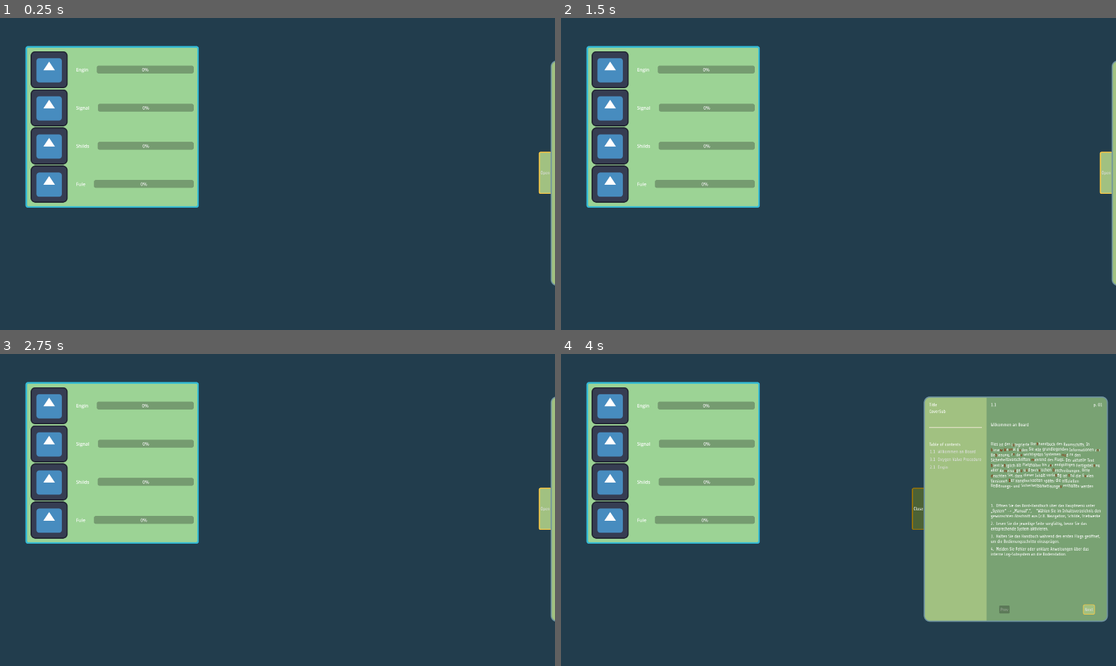
Above: before the commit, frames 1-4 (two rows, left to right).
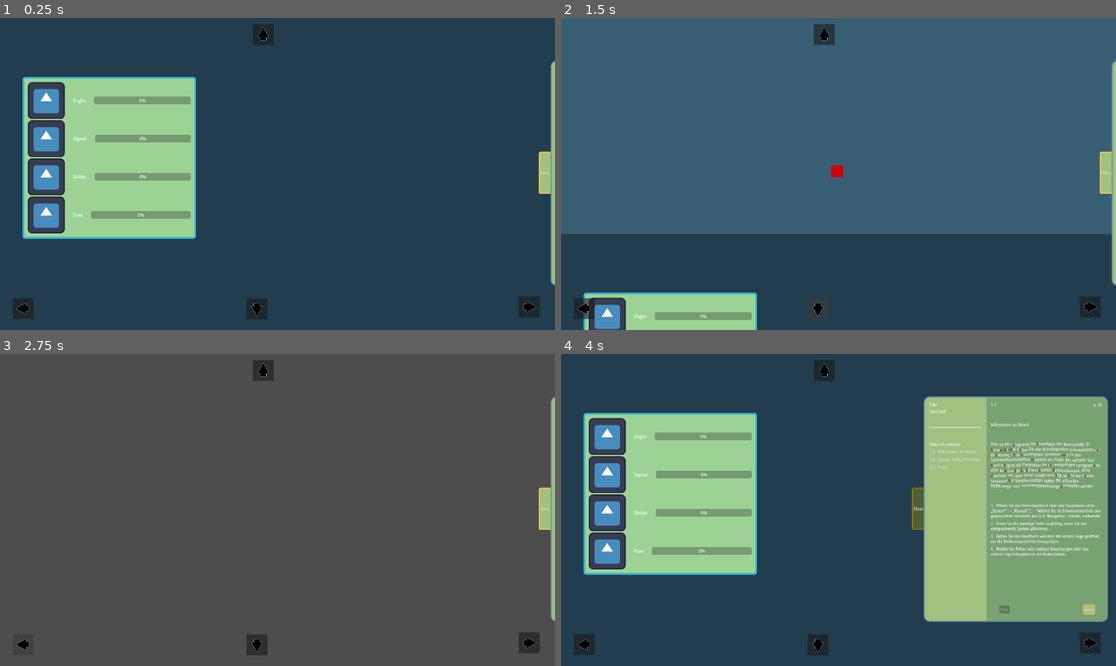
Above: after the commit, the same moments.

Repository: xxPigelxx/spacewrecked
Game: Godot game, scene res://Main.tscn
Two runs of this game, one before a commit and one after it. Both use one fixed random seed, a clock stepped at 60 frames per second and the inputs below. The engine's default icon, where the game draws it, is replaced by a stand-in: a white triangle on a blue panel in a dark square.
Inputs (mouse positions are in pixels of both pictures, inside the frame that each line leads up to):
- Up to frame 1 (0.25 s): no input
- Up to frame 2 (1.5 s): click (821, 33) at 0.52 s; click (816, 308) at 1.27 s
- Up to frame 3 (2.75 s): click (22, 644) at 2.02 s
- Up to frame 4 (4 s): click (1088, 644) at 2.77 s; click "Open" at 3.5 s

The runs differ from the first frame. In frame 1, 12% of the frame differs, in the area x 2-98%, y 2-97%; in frame 2, 72%; in frame 3, 98%, in the area x 0-100%, y 0-100%; in frame 4, 12%.

Commit message:
Add camera controller and on-screen move buttons
Introduce a Camera2D controller and UI for grid-based camera movement. Adds camera_controller.gd (tweened grid movement, move_time/edge_size/min/max grid, button handlers, debug ColorRect visibility) and attaches it to the Camera2D in Main.tscn. Main.tscn updated: renamed background ColorRect, added ShipPanel instance, top background, CanvasLayer with four arrow Buttons (connected to camera methods) and a small debug ColorRect on the Camera2D. Adds cam.gd (Area2D helper) and arrow.png (+ import). Project settings updated to include input actions move_up/move_right/move_down/move_left bound to WASD and arrow keys. Also adjusts ShipPanle.tscn anchors for layout. This enables keyboard and on-screen button control for camera panning on a screen-sized grid.

Diff:
--- a/Main.tscn
+++ b/Main.tscn
@@ -2,23 +2,80 @@
 
 [ext_resource type="PackedScene" uid="uid://cnbh3ya334cou" path="res://Manual.tscn" id="1_37kl0"]
 [ext_resource type="PackedScene" uid="uid://c1winj24qyyfi" path="res://ShipPanle.tscn" id="2_uu6xs"]
+[ext_resource type="Script" uid="uid://77osfixanqog" path="res://camera_controller.gd" id="3_cm0pq"]
+[ext_resource type="Texture2D" uid="uid://ccqem7hyt54x4" path="res://resources/arrow.png" id="4_cm0pq"]
 
 [node name="Test" type="Node2D" unique_id=718658350]
 
-[node name="ColorRect" type="ColorRect" parent="." unique_id=1130609188]
-offset_left = -261.0
-offset_top = -156.0
-offset_right = 2171.0
-offset_bottom = 1270.0
+[node name="MidBG" type="ColorRect" parent="." unique_id=1130609188]
+offset_right = 1920.0
+offset_bottom = 1080.0
+mouse_filter = 2
 color = Color(0.13333334, 0.23921569, 0.3019608, 1)
 
+[node name="ShipPanel" parent="MidBG" unique_id=673790152 instance=ExtResource("2_uu6xs")]
+layout_mode = 1
+offset_left = 66.0
+offset_top = 192.0
+offset_right = 66.0
+offset_bottom = 192.0
+
+[node name="TopBG2" type="ColorRect" parent="." unique_id=97781619]
+offset_top = -1080.0
+offset_right = 1920.0
+mouse_filter = 2
+color = Color(0.21938166, 0.36828816, 0.45681942, 1)
+
 [node name="Camera2D" type="Camera2D" parent="." unique_id=2020148230]
-position = Vector2(957, 543)
+anchor_mode = 0
+script = ExtResource("3_cm0pq")
+min_grid = Vector2i(-1, -1)
+max_grid = Vector2i(1, 1)
+
+[node name="ColorRect" type="ColorRect" parent="Camera2D" unique_id=1760529943]
+visible = false
+offset_left = 935.0
+offset_top = 511.0
+offset_right = 975.0
+offset_bottom = 551.0
+color = Color(0.83, 0, 0.013833122, 1)
 
 [node name="Manual" parent="." unique_id=633991194 instance=ExtResource("1_37kl0")]
 
-[node name="ShipPanel" parent="." unique_id=673790152 instance=ExtResource("2_uu6xs")]
-offset_left = 73.0
-offset_top = 88.0
-offset_right = 73.0
-offset_bottom = 88.0
+[node name="Butons" type="CanvasLayer" parent="." unique_id=295219553]
+
+[node name="ButtonUp" type="Button" parent="Butons" unique_id=383678590]
+offset_left = 875.0
+offset_top = 21.0
+offset_right = 947.0
+offset_bottom = 93.0
+icon = ExtResource("4_cm0pq")
+
+[node name="ButtonDown" type="Button" parent="Butons" unique_id=565679399]
+offset_left = 925.0
+offset_top = 1043.0
+offset_right = 997.0
+offset_bottom = 1115.0
+rotation = 3.1415927
+icon = ExtResource("4_cm0pq")
+
+[node name="ButtonLeft" type="Button" parent="Butons" unique_id=1196184081]
+offset_left = 44.0
+offset_top = 1042.0
+offset_right = 116.0
+offset_bottom = 1114.0
+rotation = -1.5707964
+icon = ExtResource("4_cm0pq")
+
+[node name="ButtonRight" type="Button" parent="Butons" unique_id=366733002]
+offset_left = 1867.0
+offset_top = 964.0
+offset_right = 1939.0
+offset_bottom = 1036.0
+rotation = 1.5707964
+icon = ExtResource("4_cm0pq")
+
+[connection signal="pressed" from="Butons/ButtonUp" to="Camera2D" method="_on_button_up_pressed"]
+[connection signal="pressed" from="Butons/ButtonDown" to="Camera2D" method="_on_button_down_pressed"]
+[connection signal="pressed" from="Butons/ButtonLeft" to="Camera2D" method="_on_button_left_pressed"]
+[connection signal="pressed" from="Butons/ButtonRight" to="Camera2D" method="_on_button_right_pressed"]
--- a/ShipPanle.tscn
+++ b/ShipPanle.tscn
@@ -16,11 +16,7 @@
 
 [node name="ShipPanel" type="Control" unique_id=673790152]
 layout_mode = 3
-anchors_preset = 15
-anchor_right = 1.0
-anchor_bottom = 1.0
-grow_horizontal = 2
-grow_vertical = 2
+anchors_preset = 0
 
 [node name="PanelContainer" type="PanelContainer" parent="." unique_id=883621177]
 custom_minimum_size = Vector2(600, 80)
--- /dev/null
+++ b/cam.gd
@@ -0,0 +1,7 @@
+extends Area2D
+
+@onready var camera_2d: Camera2D = $"../Camera2D"
+
+func _on_mouse_entered() -> void:
+	print("camera")
+	camera_2d.position = Vector2(camera_2d.position.x, -1080)
--- /dev/null
+++ b/camera_controller.gd
@@ -0,0 +1,76 @@
+extends Camera2D
+
+# === SETTINGS ===
+@export var move_time: float = 0.4   # how long the transition takes
+@export var edge_size: int = 20      # distance from screen edge to trigger movement
+
+# Optional limits (set these in the inspector)
+@export var min_grid: Vector2i = Vector2i(-1000, -1000)
+@export var max_grid: Vector2i = Vector2i(1000, 1000)
+
+# === INTERNAL ===
+var grid_pos: Vector2i = Vector2i(0, 0)
+var moving: bool = false
+func _process(delta):
+	if moving:
+		return
+
+	if Input.is_action_just_pressed("move_right"):
+		move_right()
+
+	elif Input.is_action_just_pressed("move_left"):
+		move_left()
+
+	elif Input.is_action_just_pressed("move_down"):
+		move_down()
+
+	elif Input.is_action_just_pressed("move_up"):
+		move_up()
+
+
+func move(dir: Vector2i):
+	if moving:
+		return
+
+	var new_grid = grid_pos + dir
+
+	# Clamp to limits
+	new_grid.x = clamp(new_grid.x, min_grid.x, max_grid.x)
+	new_grid.y = clamp(new_grid.y, min_grid.y, max_grid.y)
+
+	# If no movement, stop
+	if new_grid == grid_pos:
+		return
+
+	grid_pos = new_grid
+	moving = true
+	$ColorRect.visible = true
+	var screen_size = get_viewport_rect().size
+	var target_position = Vector2(grid_pos) * screen_size
+
+	var tween = create_tween()
+	tween.tween_property(self, "position", target_position, move_time)\
+		.set_trans(Tween.TRANS_SINE)\
+		.set_ease(Tween.EASE_IN_OUT)
+
+	tween.finished.connect(_on_tween_finished)
+
+func move_left():
+	move(Vector2i(-1, 0))
+func move_right():
+	move(Vector2i(1, 0))
+func move_up():
+	move(Vector2i(0, -1))
+func move_down():
+	move(Vector2i(0, 1))
+func _on_button_left_pressed():
+	move_left()
+func _on_button_right_pressed():
+	move_right()
+func _on_button_up_pressed():
+	move_up()
+func _on_button_down_pressed():
+	move_down()
+func _on_tween_finished():
+	moving = false
+	$ColorRect.visible = false
--- a/project.godot
+++ b/project.godot
@@ -25,6 +25,33 @@
 window/size/viewport_width=1920
 window/size/viewport_height=1080
 
+[input]
+
+move_up={
+"deadzone": 0.2,
+"events": [Object(InputEventKey,"resource_local_to_scene":false,"resource_name":"","device":-1,"window_id":0,"alt_pressed":false,"shift_pressed":false,"ctrl_pressed":false,"meta_pressed":false,"pressed":false,"keycode":0,"physical_keycode":87,"key_label":0,"unicode":119,"location":0,"echo":false,"script":null)
+, Object(InputEventKey,"resource_local_to_scene":false,"resource_name":"","device":-1,"window_id":0,"alt_pressed":false,"shift_pressed":false,"ctrl_pressed":false,"meta_pressed":false,"pressed":false,"keycode":0,"physical_keycode":4194320,"key_label":0,"unicode":0,"location":0,"echo":false,"script":null)
+]
+}
+move_right={
+"deadzone": 0.2,
+"events": [Object(InputEventKey,"resource_local_to_scene":false,"resource_name":"","device":-1,"window_id":0,"alt_pressed":false,"shift_pressed":false,"ctrl_pressed":false,"meta_pressed":false,"pressed":false,"keycode":0,"physical_keycode":4194321,"key_label":0,"unicode":0,"location":0,"echo":false,"script":null)
+, Object(InputEventKey,"resource_local_to_scene":false,"resource_name":"","device":-1,"window_id":0,"alt_pressed":false,"shift_pressed":false,"ctrl_pressed":false,"meta_pressed":false,"pressed":false,"keycode":0,"physical_keycode":68,"key_label":0,"unicode":100,"location":0,"echo":false,"script":null)
+]
+}
+move_down={
+"deadzone": 0.2,
+"events": [Object(InputEventKey,"resource_local_to_scene":false,"resource_name":"","device":-1,"window_id":0,"alt_pressed":false,"shift_pressed":false,"ctrl_pressed":false,"meta_pressed":false,"pressed":false,"keycode":0,"physical_keycode":83,"key_label":0,"unicode":115,"location":0,"echo":false,"script":null)
+, Object(InputEventKey,"resource_local_to_scene":false,"resource_name":"","device":-1,"window_id":0,"alt_pressed":false,"shift_pressed":false,"ctrl_pressed":false,"meta_pressed":false,"pressed":false,"keycode":0,"physical_keycode":4194322,"key_label":0,"unicode":0,"location":0,"echo":false,"script":null)
+]
+}
+move_left={
+"deadzone": 0.2,
+"events": [Object(InputEventKey,"resource_local_to_scene":false,"resource_name":"","device":-1,"window_id":0,"alt_pressed":false,"shift_pressed":false,"ctrl_pressed":false,"meta_pressed":false,"pressed":false,"keycode":0,"physical_keycode":65,"key_label":0,"unicode":97,"location":0,"echo":false,"script":null)
+, Object(InputEventKey,"resource_local_to_scene":false,"resource_name":"","device":-1,"window_id":0,"alt_pressed":false,"shift_pressed":false,"ctrl_pressed":false,"meta_pressed":false,"pressed":false,"keycode":0,"physical_keycode":4194319,"key_label":0,"unicode":0,"location":0,"echo":false,"script":null)
+]
+}
+
 [physics]
 
 3d/physics_engine="Jolt Physics"
Not shown, added: cam.gd.uid
Not shown, added: camera_controller.gd.uid
Binary file added: resources/arrow.png
Not shown, added: resources/arrow.png.import
